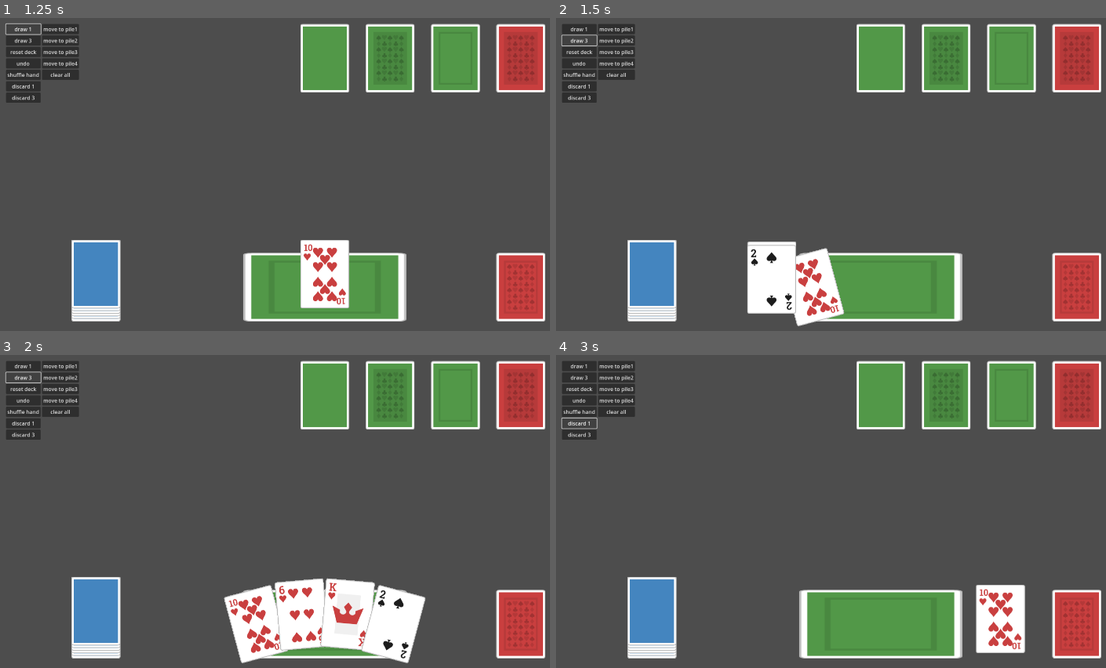
Above: before the commit, frames 1-4 (two rows, left to right).
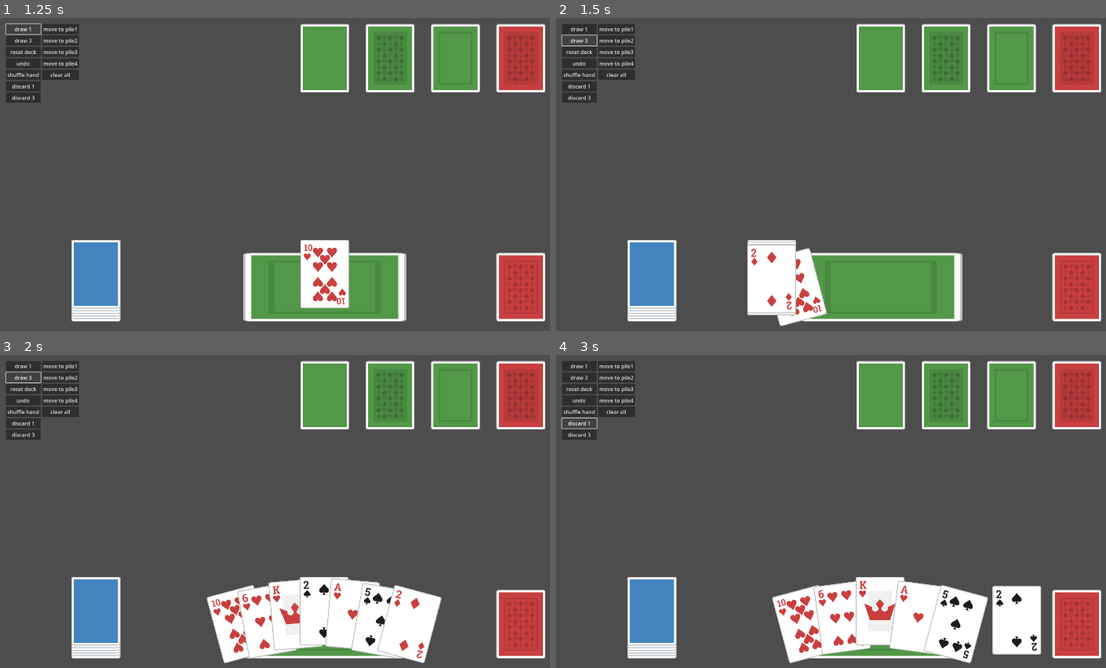
Above: after the commit, the same moments.

Repository: emabrey/card-framework
Game: Godot game, scene res://example1/example1.tscn
Same seed, same stepped clock (60 frames per second), same inputs: the game is played once before the commit and once after it. This scene is started directly instead of the project's main scene.
Inputs:
- Up to frame 1 (1.25 s): click "draw 1" at 0.5 s
- Up to frame 2 (1.5 s): click "draw 3" at 1.25 s
- Up to frame 3 (2 s): no input
- Up to frame 4 (3 s): click "undo" at 2 s; click "discard 1" at 2.75 s

Frame 1 is identical in both runs. In frame 2, 1.7% of the frame differs, in the area x 34-53%, y 70-99%; in frame 3, 4.2%; in frame 4, 9.4%, in the area x 39-89%, y 70-99%.

Commit message:
refactor: improve code readability and organization in card_container and related classes

Diff:
--- a/addon/card_framework/card_container.gd
+++ b/addon/card_framework/card_container.gd
@@ -108,13 +108,12 @@
 	update_card_ui()
 
 
-func move_cards(cards: Array, with_history: bool = true) -> bool:
+func move_cards(cards: Array, with_history: bool = true) -> void:
 	if not _card_can_be_added(cards):
-		return false
+		return
 	if with_history:
 		card_manager.add_history(self, cards)
 	_move_cards(cards)
-	return true
 
 
 func undo(cards: Array) -> void:
--- a/freecell/scenes/card_container/foundation.gd
+++ b/freecell/scenes/card_container/foundation.gd
@@ -1,13 +1,49 @@
 class_name Foundation
 extends Pile
 
+
 @export var suit:= PlayingCard.Suit.NONE
+
+
 var freecell_game: FreecellGame
 
-func _card_can_be_added(_cards: Array) -> bool:
-	if _cards.size() != 1:
+
+func get_string() -> String:
+	var card_info := ""
+	var card = get_top_card()
+	if card != null:
+		card_info = card.get_string()
+	var suit_str = PlayingCard.get_suit_as_string(suit)
+	return "Foundation: %s, Top Card: %s" % [suit_str, card_info]
+
+
+func move_cards(cards: Array, with_history: bool = true) -> void:
+	super.move_cards(cards, with_history)
+	freecell_game.move_count += 1
+	freecell_game.update_all_tableaus_cards_can_be_interactwith(true)
+
+
+func auto_move_cards(cards: Array, with_history: bool = true) -> void:
+	super.move_cards(cards, with_history)
+	freecell_game.update_all_tableaus_cards_can_be_interactwith(true)
+
+
+func undo(cards: Array) -> void:
+	super.undo(cards)
+	freecell_game.undo_count += 1
+	freecell_game.update_all_tableaus_cards_can_be_interactwith(false)
+
+
+func get_top_card() -> PlayingCard:
+	if _held_cards.is_empty():
+		return null
+	return _held_cards.back() as PlayingCard
+
+
+func _card_can_be_added(cards: Array) -> bool:
+	if cards.size() != 1:
 		return false
-	var _card = _cards[0]
+	var _card = cards[0]
 	var target_card = _card as PlayingCard
 	if target_card == null:
 		return false
@@ -24,37 +60,7 @@
 		return false
 
 
-func get_string() -> String:
-	var card_info := ""
-	var card = get_top_card()
-	if card != null:
-		card_info = card.get_string()
-	var suit_str = PlayingCard.get_suit_as_string(suit)
-	return "Foundation: %s, Top Card: %s" % [suit_str, card_info]
-
-func _move_cards(cards: Array):
+func _move_cards(cards: Array) -> void:
 	for i in range(cards.size() - 1, -1, -1):
 		var card = cards[i]
 		_move_to_card_container(card)
-
-func move_cards(cards: Array, with_history: bool = true):
-	super.move_cards(cards, with_history)
-	freecell_game.move_count += 1
-	freecell_game.update_all_tableaus_cards_can_be_interactwith(true)
-
-
-func auto_move_cards(cards: Array, with_history: bool = true):
-	super.move_cards(cards, with_history)
-	freecell_game.update_all_tableaus_cards_can_be_interactwith(true)
-
-
-func undo(cards: Array):
-	super.undo(cards)
-	freecell_game.undo_count += 1
-	freecell_game.update_all_tableaus_cards_can_be_interactwith(false)
-
-
-func get_top_card() -> PlayingCard:
-	if _held_cards.size() == 0:
-		return null
-	return _held_cards.back() as PlayingCard
--- a/freecell/scenes/card_container/freecell.gd
+++ b/freecell/scenes/card_container/freecell.gd
@@ -1,7 +1,39 @@
 class_name FreeCell
 extends Pile
 
+
 var freecell_game: FreecellGame
+
+
+func is_empty() -> bool:
+	return _held_cards.is_empty()
+
+
+func get_top_card() -> PlayingCard:
+	if is_empty():
+		return null
+	return _held_cards[0] as PlayingCard
+
+
+func get_string() -> String:
+	var card_info := ""
+	if not is_empty():
+		var card = _held_cards[0]
+		card_info = card.get_string()
+	return "Freecell: %d, Top Card: %s" % [unique_id, card_info]
+
+
+func move_cards(cards: Array, with_history: bool = true) -> void:
+	super.move_cards(cards, with_history)
+	freecell_game.move_count += 1
+	freecell_game.update_all_tableaus_cards_can_be_interactwith(true)
+
+
+func undo(cards: Array) -> void:
+	super.undo(cards)
+	freecell_game.undo_count += 1
+	freecell_game.update_all_tableaus_cards_can_be_interactwith(false)
+
 
 func _card_can_be_added(_cards: Array) -> bool:
 	if _cards.size() != 1:
@@ -11,42 +43,13 @@
 	if playing_card == null:
 		return false
 
-	if !is_empty():
+	if not is_empty():
 		return false
 
 	return true
 
-func is_empty() -> bool:
-	return _held_cards.is_empty()
 
-
-func get_top_card() -> PlayingCard:
-	if _held_cards.size() == 0:
-		return null
-	return _held_cards[0] as PlayingCard
-
-
-func get_string() -> String:
-	var card_info := ""
-	if !_held_cards.is_empty():
-		var card = _held_cards[0]
-		card_info = card.get_string()
-	return "Freecell: %d, Top Card: %s" % [unique_id, card_info]
-
-
-func _move_cards(cards: Array):
+func _move_cards(cards: Array) -> void:
 	for i in range(cards.size() - 1, -1, -1):
 		var card = cards[i]
 		_move_to_card_container(card)
-
-
-func move_cards(cards: Array, with_history: bool = true):
-	super.move_cards(cards, with_history)
-	freecell_game.move_count += 1
-	freecell_game.update_all_tableaus_cards_can_be_interactwith(true)
-
-
-func undo(cards: Array):
-	super.undo(cards)
-	freecell_game.undo_count += 1
-	freecell_game.update_all_tableaus_cards_can_be_interactwith(false)
--- a/freecell/scenes/card_container/tableau.gd
+++ b/freecell/scenes/card_container/tableau.gd
@@ -6,72 +6,14 @@
 ## If not set or set to 0, the stack length is unlimited.
 @export var max_stack_length: int
 
+
 var freecell_game: FreecellGame
 var is_initializing := false
+
 
 func _ready():
 	super._ready()
 	restrict_to_top_card = false
-
-func _card_can_be_added(_cards: Array) -> bool:
-	if _cards.size() > freecell_game.maximum_number_of_super_move(self):
-		return false
-	if _cards.size() == 0:
-		return false
-
-	var card = _cards[-1]
-	var target_card = card as PlayingCard
-	if target_card == null:
-		return false
-
-	if is_initializing:
-		return true
-
-	if _held_cards.is_empty():
-		return true
-
-	var current_top_card = _held_cards.back() as PlayingCard
-	if current_top_card.number == PlayingCard.Number._A:
-		return false
-
-	if not current_top_card.is_different_color(target_card):
-		return false
-
-	if target_card.is_next_number(current_top_card):
-		return true
-
-	return false
-
-
-func _calculate_offset(index: int) -> Vector2:
-	var total_cards_in_stack = _held_cards.size()
-	var offset = Vector2()
-	var total_display_cards = min(total_cards_in_stack, max_stack_display)
-	var total_gaps = total_display_cards - 1
-
-	var adjusted_gap = stack_display_gap
-	if total_gaps > 0:
-		if max_stack_length != 0:
-			adjusted_gap = min(stack_display_gap, max_stack_length / total_gaps)
-		else:
-			adjusted_gap = stack_display_gap
-	else:
-		adjusted_gap = 0
-
-	var actual_index = min(index, max_stack_display - 1)
-	var offset_value = actual_index * adjusted_gap
-
-	match layout:
-		PileDirection.UP:
-			offset.y -= offset_value
-		PileDirection.DOWN:
-			offset.y += offset_value
-		PileDirection.RIGHT:
-			offset.x += offset_value
-		PileDirection.LEFT:
-			offset.x -= offset_value
-
-	return offset
 
 
 func is_empty() -> bool:
@@ -91,24 +33,18 @@
 	return "Tableau: %d, Top Card: %s, Size: %d" % [unique_id, card_info, held_card_size]
 
 
-func _move_cards(cards: Array):
-	for i in range(cards.size() - 1, -1, -1):
-		var card = cards[i]
-		_move_to_card_container(card)
-
-
-func move_cards(cards: Array, with_history: bool = true):
+func move_cards(cards: Array, with_history: bool = true) -> void:
 	super.move_cards(cards, with_history)
 	freecell_game.move_count += 1
 	freecell_game.update_all_tableaus_cards_can_be_interactwith(true)
 
 
-func init_move_cards(cards: Array, with_history: bool = true):
+func init_move_cards(cards: Array, with_history: bool = true) -> void:
 	super.move_cards(cards, with_history)
 	freecell_game.update_all_tableaus_cards_can_be_interactwith(true)
 
 
-func undo(cards: Array):
+func undo(cards: Array) -> void:
 	super.undo(cards)
 	freecell_game.undo_count += 1
 	freecell_game.update_all_tableaus_cards_can_be_interactwith(false)
@@ -118,3 +54,70 @@
 	if _held_cards.size() == 0:
 		return null
 	return _held_cards.back() as PlayingCard
+
+
+func _card_can_be_added(_cards: Array) -> bool:
+	if _cards.size() > freecell_game.maximum_number_of_super_move(self):
+		return false
+	if _cards.is_empty():
+		return false
+
+	var card = _cards[-1]
+	var target_card = card as PlayingCard
+	if target_card == null:
+		return false
+
+	if is_initializing:
+		return true
+
+	if is_empty():
+		return true
+
+	var current_top_card = _held_cards.back() as PlayingCard
+	if current_top_card.number == PlayingCard.Number._A:
+		return false
+
+	if not current_top_card.is_different_color(target_card):
+		return false
+
+	if target_card.is_next_number(current_top_card):
+		return true
+
+	return false
+
+
+func _calculate_offset(index: int) -> Vector2:
+	var total_cards_in_stack = _held_cards.size()
+	var total_display_cards = min(total_cards_in_stack, max_stack_display)
+	var total_gaps = total_display_cards - 1
+
+	var adjusted_gap = stack_display_gap
+	if total_gaps > 0:
+		if max_stack_length != 0:
+			adjusted_gap = min(stack_display_gap, max_stack_length / total_gaps)
+		else:
+			adjusted_gap = stack_display_gap
+	else:
+		adjusted_gap = 0
+
+	var actual_index = min(index, max_stack_display - 1)
+	var offset_value = actual_index * adjusted_gap
+
+	var offset = Vector2()
+	match layout:
+		PileDirection.UP:
+			offset.y -= offset_value
+		PileDirection.DOWN:
+			offset.y += offset_value
+		PileDirection.RIGHT:
+			offset.x += offset_value
+		PileDirection.LEFT:
+			offset.x -= offset_value
+
+	return offset
+
+
+func _move_cards(cards: Array) -> void:
+	for i in range(cards.size() - 1, -1, -1):
+		var card = cards[i]
+		_move_to_card_container(card)
